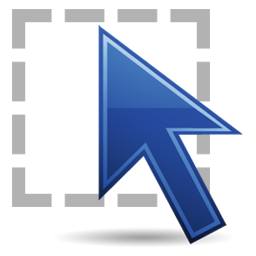
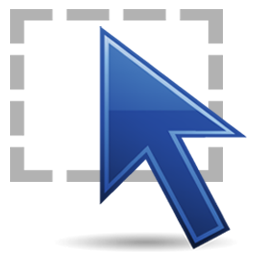
Two versions of the same layered image (256 × 256). Layer-by-layer changes:
painted on "图层 0" over (x1=53, y1=25, x2=247, y2=252)
painted on "图层 3" over (x1=10, y1=9, x2=223, y2=207)
hid "图层 1" over (x1=10, y1=9, x2=247, y2=252)
